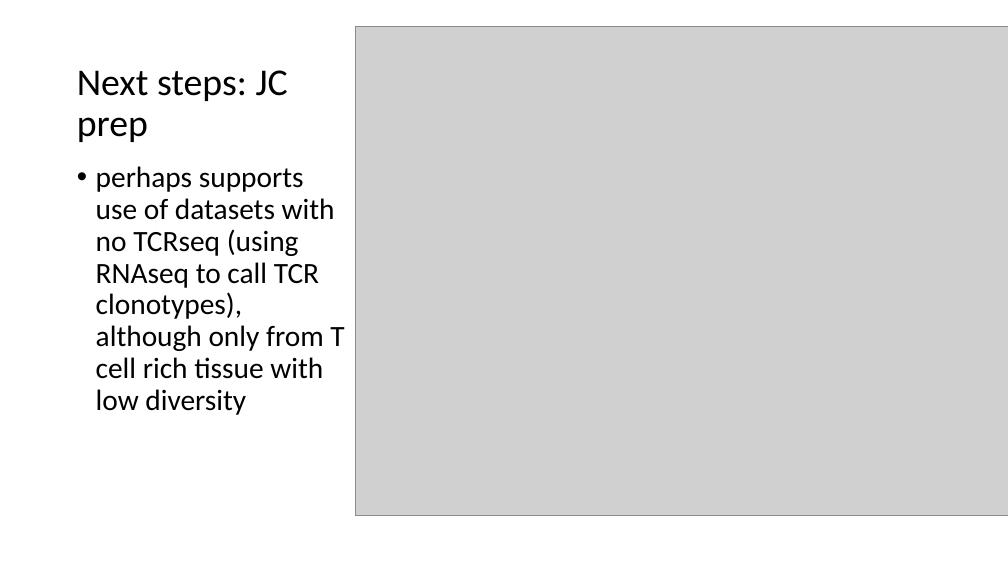
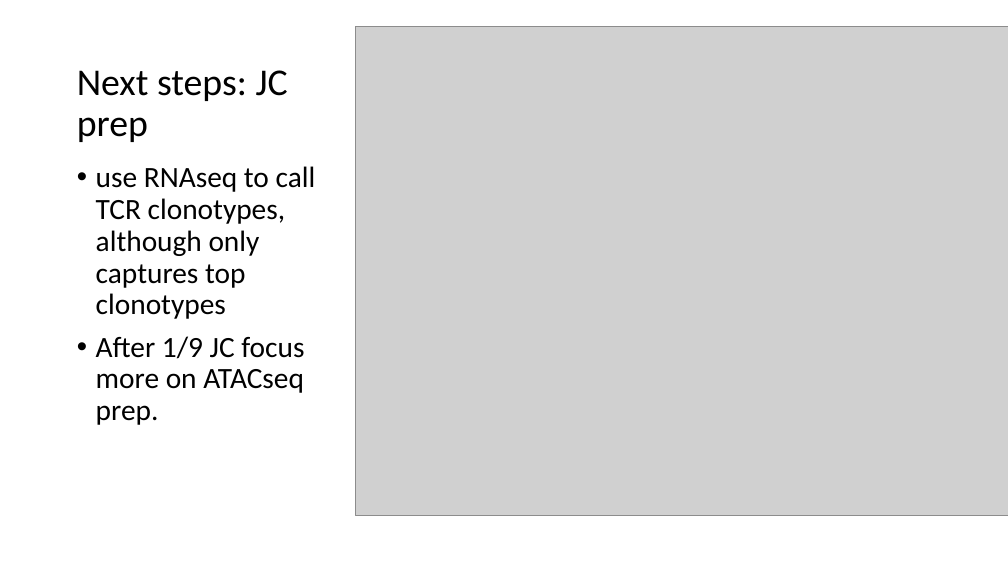
Before and after one commit to tybottorff/bottorffdocs, a slide deck: slide 8 of linsley_postdoc/presentations/weekly_meetings/1_4_24.pptx. Drawn at 1008x567 pixels with LibreOffice and Linux fonts; fonts in the diff are those of the drawing; grey boxes stand for pictures. Boxes give left, top, right and bottom in pixels: in the first picture for what was removed or moved away, otherwise in the second. Text is boxed around its words. In the diff, an @@ line names an element or a change of style, - is before the commit and + after.

```diff
--- a/linsley_postdoc/presentations/weekly_meetings/1_4_24.pptx
+++ b/linsley_postdoc/presentations/weekly_meetings/1_4_24.pptx
@@ text at (x1=96, y1=166, x2=316, y2=425): text changed @@
-• perhaps supports use of datasets with no TCRseq (using RNAseq to call TCR clonotypes), although only from T cell rich tissue with low diversity
+• use RNAseq to call TCR clonotypes, although only captures top clonotypes
+• After 1/9 JC focus more on ATACseq prep.
```
Also in this commit, not shown: 2 other slides changed.
